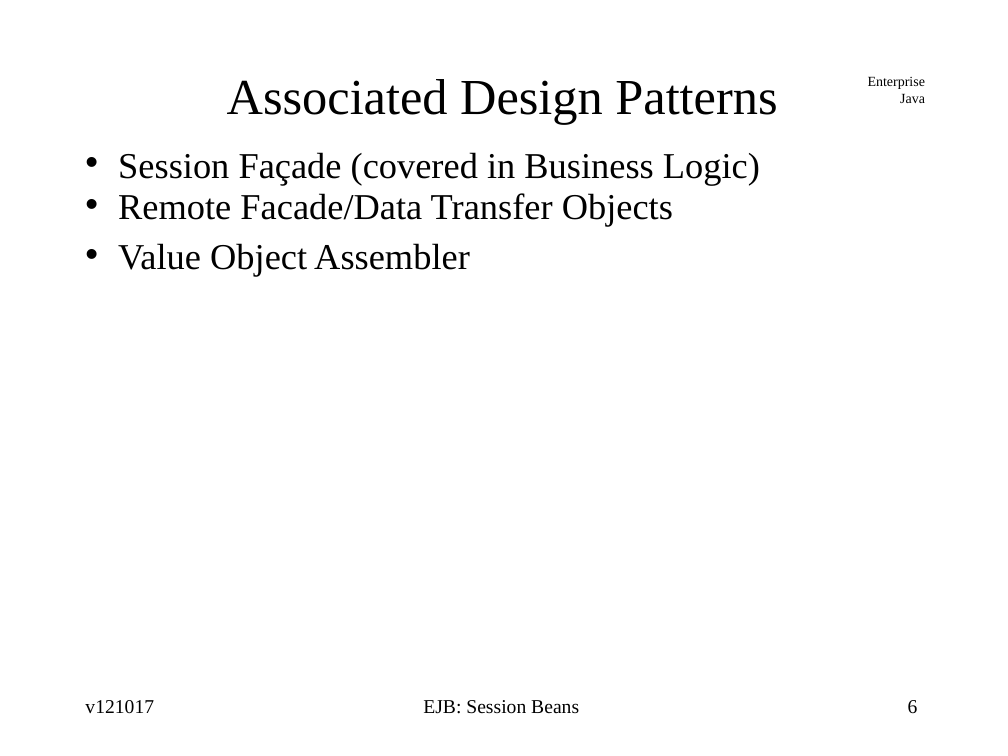
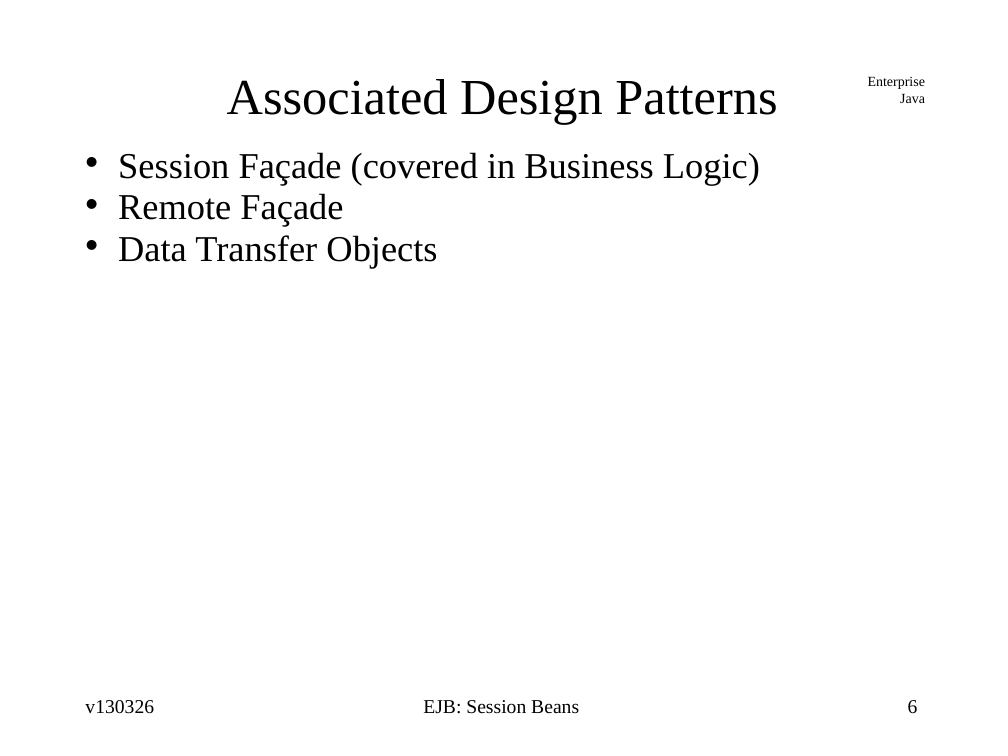
Before and after one commit to jcstaff/ejava-javaee, a slide deck: slide 6 of ejbsessionBank/src/site/resources/lectures/ejbSession.ppt. Drawn at 1008x756 pixels with LibreOffice and Linux fonts; fonts in the diff are those of the drawing. Boxes give left, top, right and bottom in pixels: in the first picture for what was removed or moved away, otherwise in the second. Text is boxed around its words. In the diff, an @@ line names an element or a change of style, - is before the commit and + after.

```diff
--- a/ejbsessionBank/src/site/resources/lectures/ejbSession.ppt
+++ b/ejbsessionBank/src/site/resources/lectures/ejbSession.ppt
@@ text at bbox=[118, 193, 437, 268]: text changed @@
-• Remote Facade/Data Transfer Objects
-• Value Object Assembler
+• Remote Façade
+• Data Transfer Objects
@@ text at bbox=[85, 700, 154, 714]: text changed @@
-v121017
+v130326
```
Also in this commit, not shown: 72 other slides changed, 1 slide added, 1 slide removed, 1 other file.
